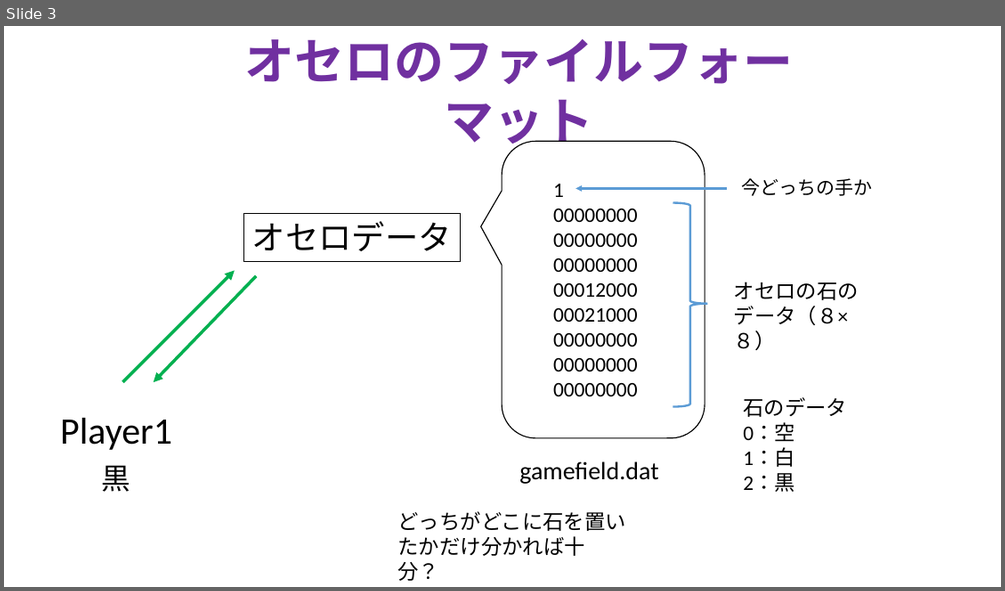
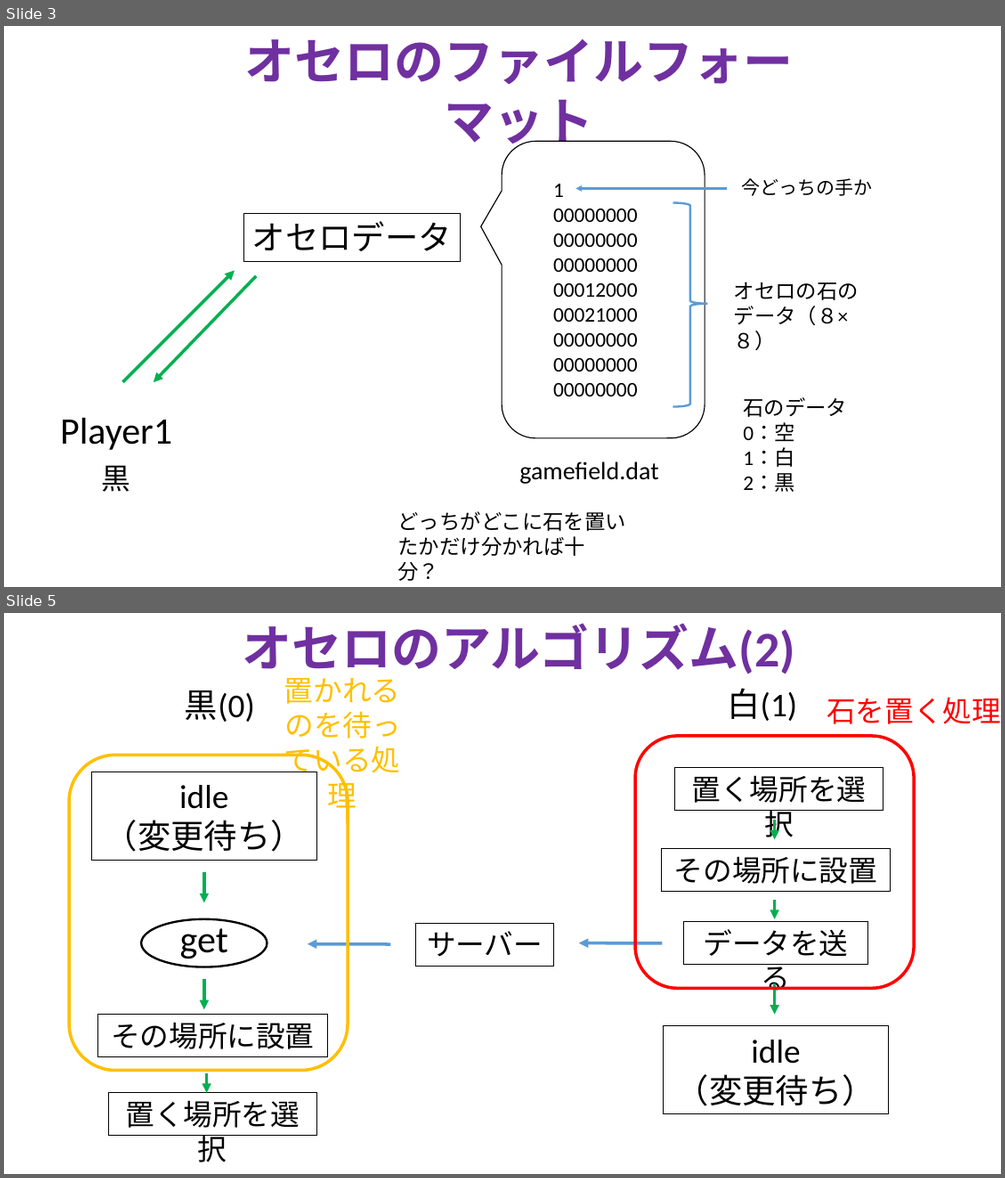
Before and after one commit to TakanoriOnuma/WebApplication, a slide deck: design/ゲームシステム.pptx. Shown one above the other, each under a label of ours: slide 3 before the commit, slides 3 and 5 after it; the slides between them are not shown. The pictures are 1005x591 and 1005x1178 pixels, drawn with LibreOffice and Linux fonts; fonts in the diff are those of the drawing. Boxes give left, top, right and bottom in pixels: in the first picture for what was removed or moved away, otherwise in the second. Text is boxed around its words. In the diff, an @@ line names an element or a change of style, - is before the commit and + after.

Commit message:
オセロのアルゴリズムの流れを書いた
これを元とにしてプログラムを作っていきたい。

```diff
--- a/design/ゲームシステム.pptx
+++ b/design/ゲームシステム.pptx
@@ slide 5 added at (4, 613, 1001, 1174), background #FFFFFF @@
@@ text added at (242, 623, 794, 679), 48 pt, text #7030A0, bold @@
+オセロのアルゴリズム(2)
@@ text added at (185, 690, 255, 722), 32 pt, text #000000 @@
+黒(0)
@@ text added at (284, 678, 402, 779), 28 pt, text #FFC000 @@
+置かれるのを待っている処理
@@ text added at (727, 688, 797, 721), 32 pt, text #000000 @@
+白(1)
@@ text added at (826, 697, 1001, 724), 28 pt, text #FF0000 @@
+石を置く処理
@@ rounded rectangle added at (635, 736, 914, 988), outline #FF0000 3 pt @@
@@ rounded rectangle added at (69, 755, 348, 1070), outline #FFC000 3 pt @@
@@ rectangle added at (91, 771, 316, 860), outline #000000 0.75 pt, 32 pt, text #000000 @@
+idle
+（変更待ち）
@@ rectangle added at (675, 768, 882, 811), outline #000000 0.75 pt, 28 pt, text #000000 @@
+置く場所を選択
@@ arrow added from (775, 819) to (775, 840), #00B050 3 pt @@
@@ rectangle added at (662, 849, 890, 892), outline #000000 0.75 pt, 28 pt, text #000000 @@
+その場所に設置
@@ arrow added from (204, 872) to (204, 902), #00B050 3 pt @@
@@ arrow added from (775, 900) to (775, 919), #00B050 3 pt @@
@@ ellipse added at (142, 919, 267, 966), outline #000000 2 pt @@
@@ text added at (180, 928, 228, 959), 36 pt, text #000000 @@
+get
@@ rectangle added at (415, 923, 554, 965), outline #000000 0.75 pt, 28 pt, text #000000 @@
+サーバー
@@ rectangle added at (684, 922, 867, 965), outline #000000 0.75 pt, 28 pt, text #000000 @@
+データを送る
@@ arrow added from (390, 944) to (307, 944), #5B9BD5 3 pt @@
@@ arrow added from (662, 943) to (579, 943), #5B9BD5 3 pt @@
@@ arrow added from (204, 979) to (204, 1009), #00B050 3 pt @@
@@ arrow added from (775, 983) to (775, 1014), #00B050 3 pt @@
@@ rectangle added at (98, 1014, 328, 1057), outline #000000 0.75 pt, 28 pt, text #000000 @@
+その場所に設置
@@ rectangle added at (663, 1026, 889, 1114), outline #000000 0.75 pt, 32 pt, text #000000 @@
+idle
+（変更待ち）
@@ rectangle added at (109, 1093, 316, 1135), outline #000000 0.75 pt, 28 pt, text #000000 @@
+置く場所を選択
@@ arrow added from (207, 1073) to (207, 1093), #00B050 3 pt @@
```
Also in this commit, not shown: 1 other slide added.
